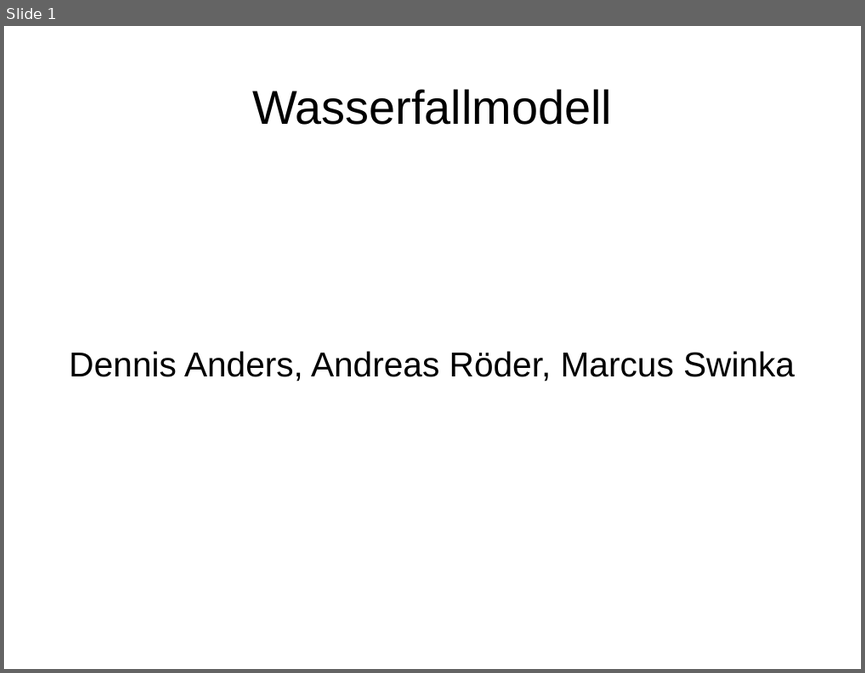
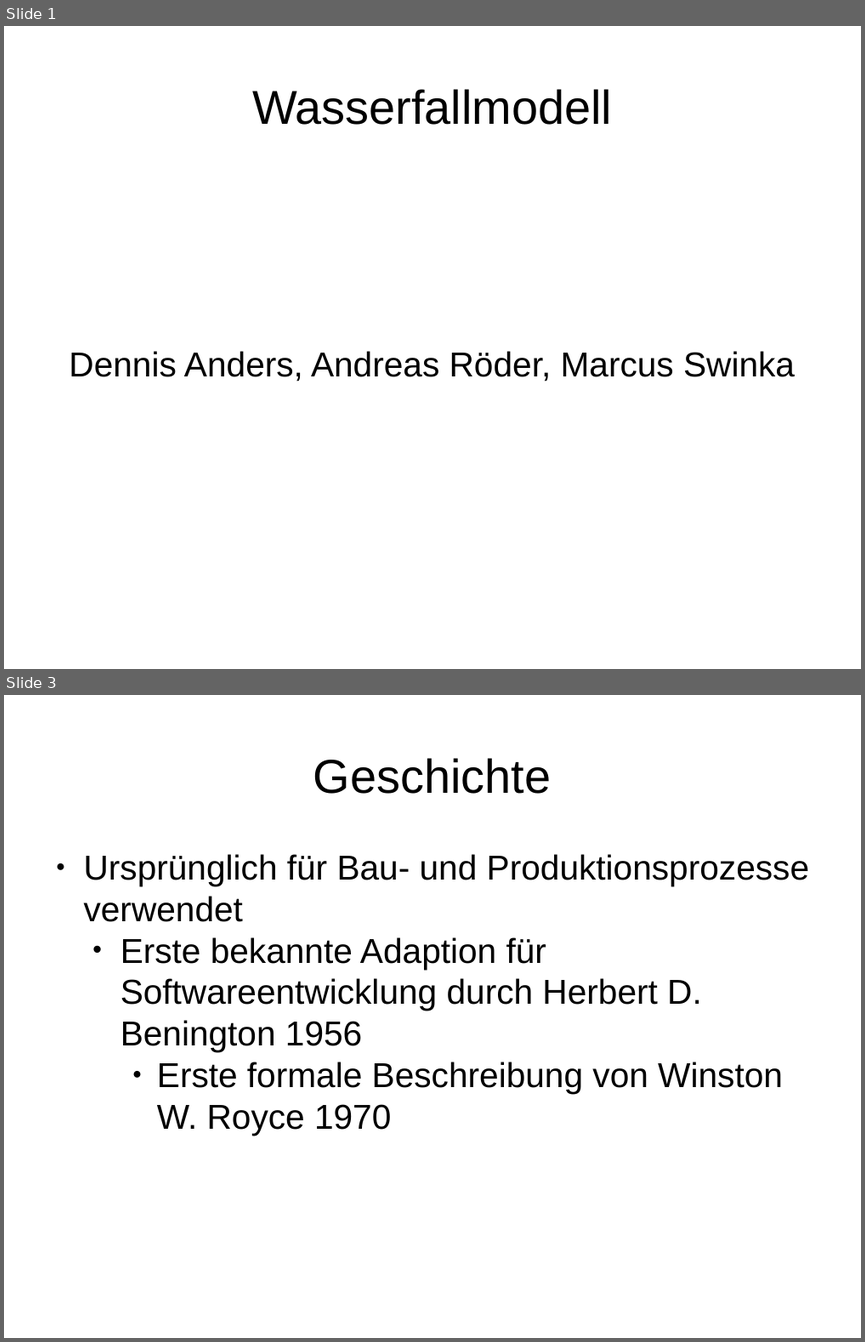
Before and after one commit to RoederAndreas/OSZIMT_Praesi_Wasserfallmodell, a slide deck: Wasserfallmodell.pptx. Shown one above the other, each under a label of ours: slide 1 before the commit, slides 1 and 3 after it; the slides between them are not shown. The pictures are 865x673 and 865x1342 pixels, drawn with LibreOffice and Linux fonts; fonts in the diff are those of the drawing. Boxes give left, top, right and bottom in pixels: in the first picture for what was removed or moved away, otherwise in the second. Text is boxed around its words. In the diff, an @@ line names an element or a change of style, - is before the commit and + after.

```diff
--- a/Wasserfallmodell.pptx
+++ b/Wasserfallmodell.pptx
@@ slide 3 added at (4,695,861,1338), background #FFFFFF @@
@@ text added at (313,758,551,794), 44 pt, text #000000 @@
+Geschichte
@@ text added at (84,854,809,1134), 32 pt, text #000000 @@
+● Ursprünglich für Bau- und Produktionsprozesse verwendet
+  • Erste bekannte Adaption für Softwareentwicklung durch Herbert D. Benington 1956
+    ● Erste formale Beschreibung von Winston W. Royce 1970
```
Also in this commit, not shown: 1 slide changed, 4 other slides added, 1 slide removed.
